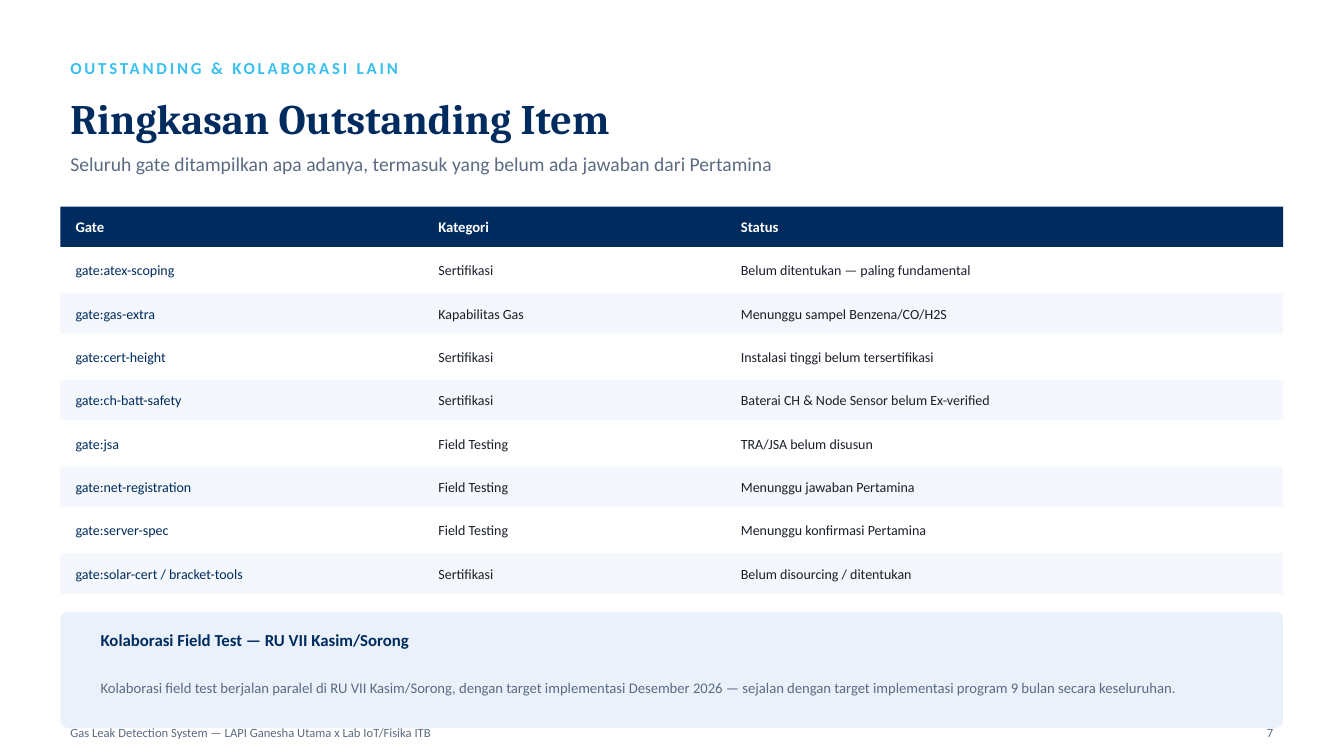
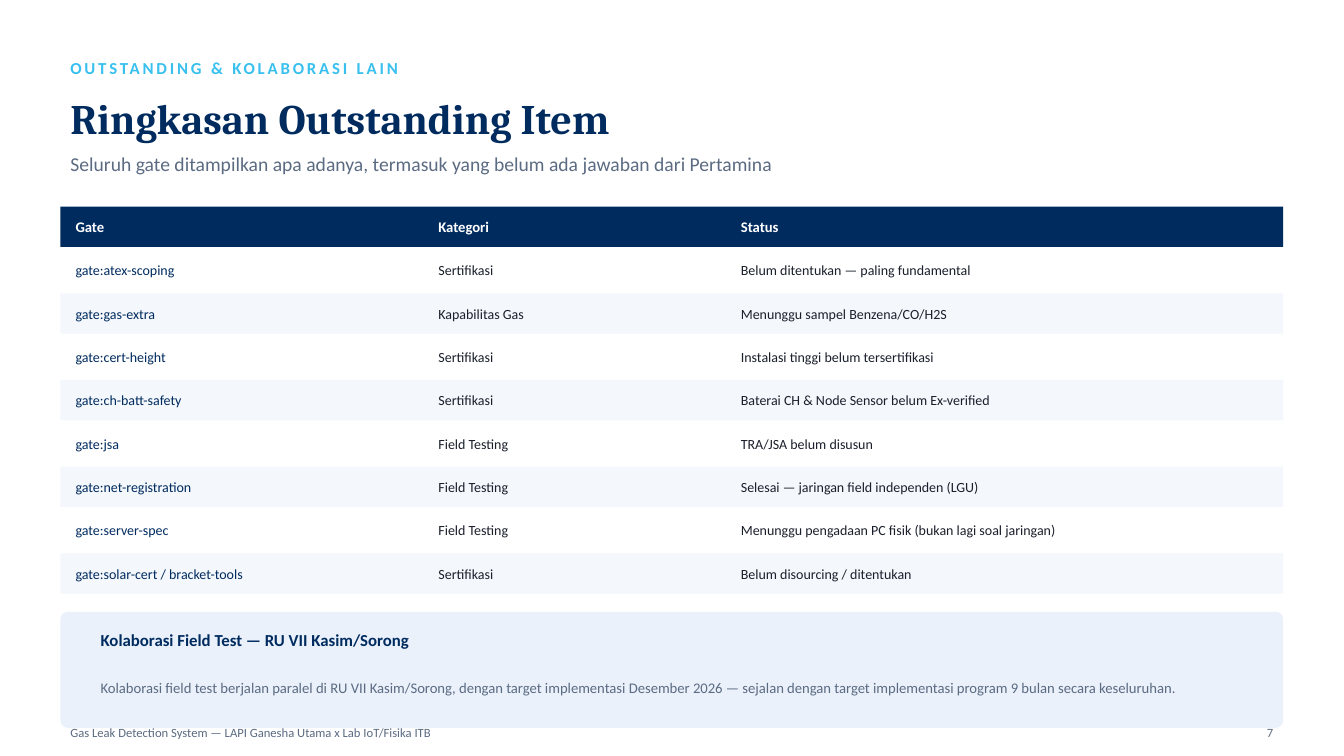
Before and after one commit to RavellerH/GLD-V2-Report-2026, a slide deck: slide 7 of Deliverables/Presentasi_Progres_GLD_Sertifikasi_FieldTesting_Sep2026.pptx. Drawn at 1344x756 pixels with LibreOffice and Linux fonts; fonts in the diff are those of the drawing. Boxes give left, top, right and bottom in pixels: in the first picture for what was removed or moved away, otherwise in the second. Text is boxed around its words. In the diff, an @@ line names an element or a change of style, - is before the commit and + after.

```diff
--- a/Deliverables/Presentasi_Progres_GLD_Sertifikasi_FieldTesting_Sep2026.pptx
+++ b/Deliverables/Presentasi_Progres_GLD_Sertifikasi_FieldTesting_Sep2026.pptx
@@ text at (741,482,979,495): text changed @@
-Menunggu jawaban Pertamina
+Selesai — jaringan field independen (LGU)
@@ text at (741,525,1055,538): text changed @@
-Menunggu konfirmasi Pertamina
+Menunggu pengadaan PC fisik (bukan lagi soal jaringan)
```
Also in this commit, not shown: 3 other slides changed, 30 other files.
